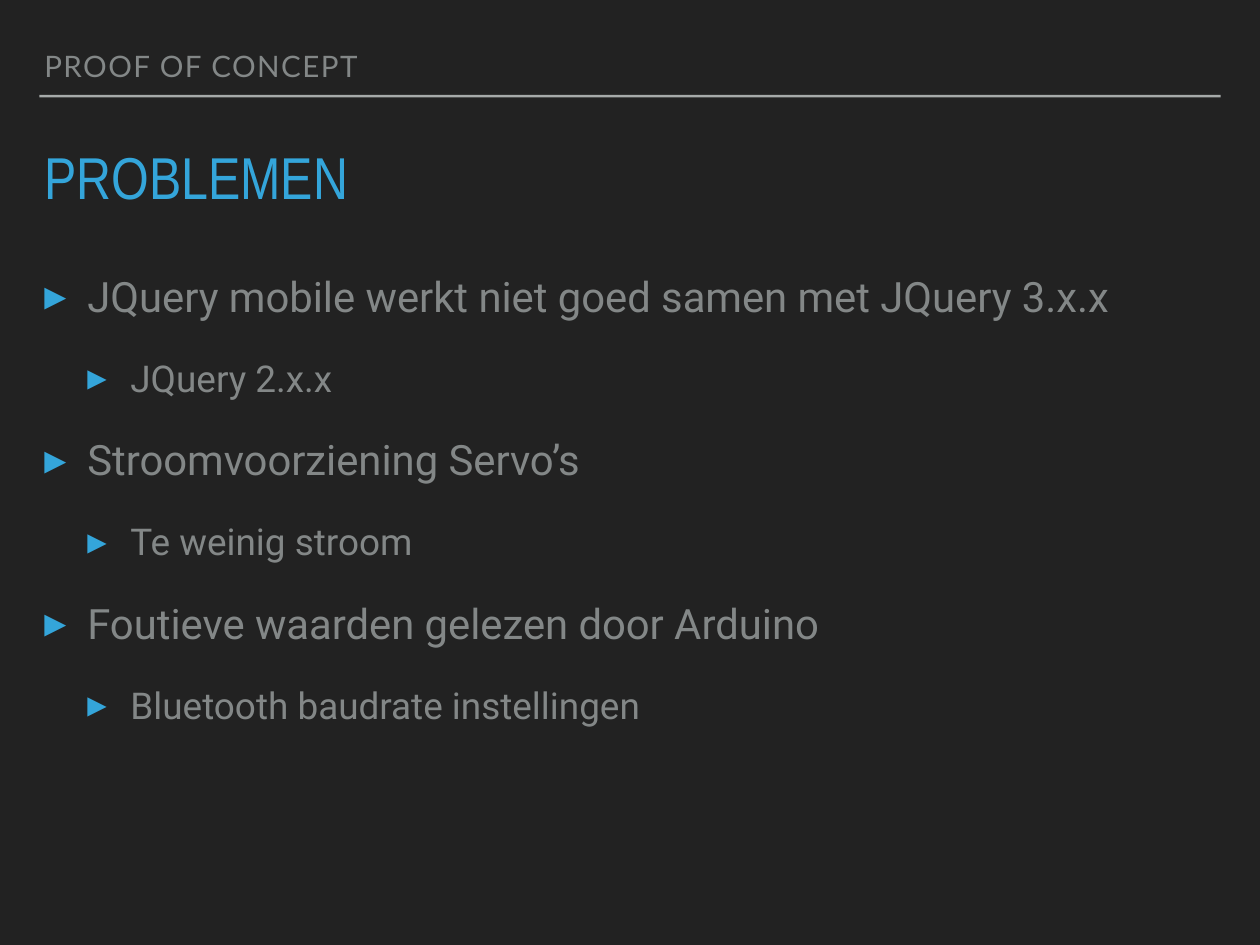
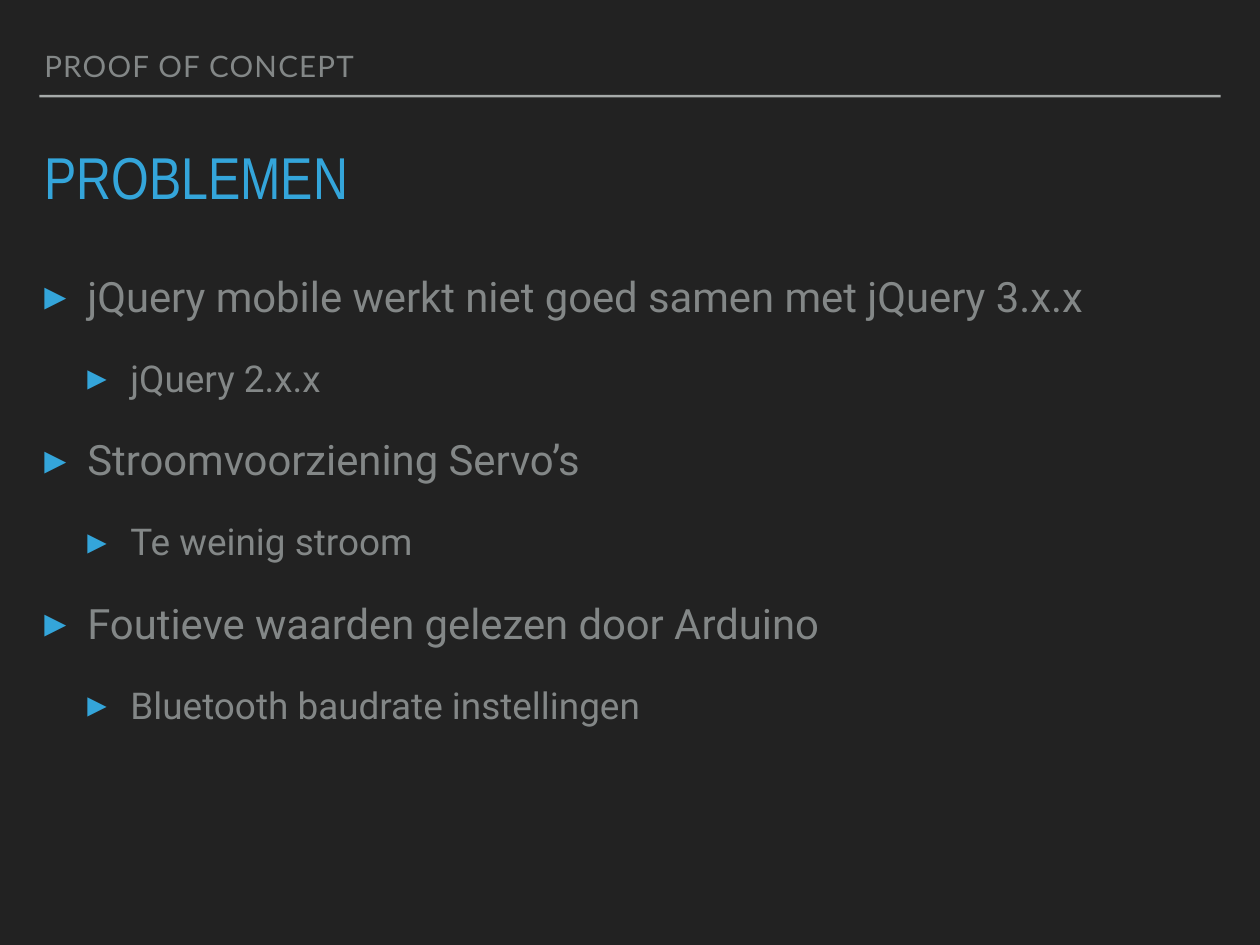
Before and after one commit to DieterVercammen/LightOrchestra, a slide deck: slide 5 of slidedeck.pptx. Drawn at 1260x945 pixels with LibreOffice and Linux fonts; fonts in the diff are those of the drawing. Boxes give left, top, right and bottom in pixels: in the first picture for what was removed or moved away, otherwise in the second. Text is boxed around its words. In the diff, an @@ line names an element or a change of style, - is before the commit and + after.

Commit message:
ppt change

```diff
--- a/slidedeck.pptx
+++ b/slidedeck.pptx
@@ text "PROOF OF CONCEPT" at bbox=[44, 56, 354, 77]: letter spacing 1.2 to 1 pt @@
@@ text at bbox=[87, 281, 1083, 400]: text changed @@
-▸ JQuery mobile werkt niet goed samen met JQuery 3.x.x
-  ▸ JQuery 2.x.x
+▸ jQuery mobile werkt niet goed samen met jQuery 3.x.x
+  ▸ jQuery 2.x.x
```
Also in this commit, not shown: 4 other slides changed, 1 other file.
